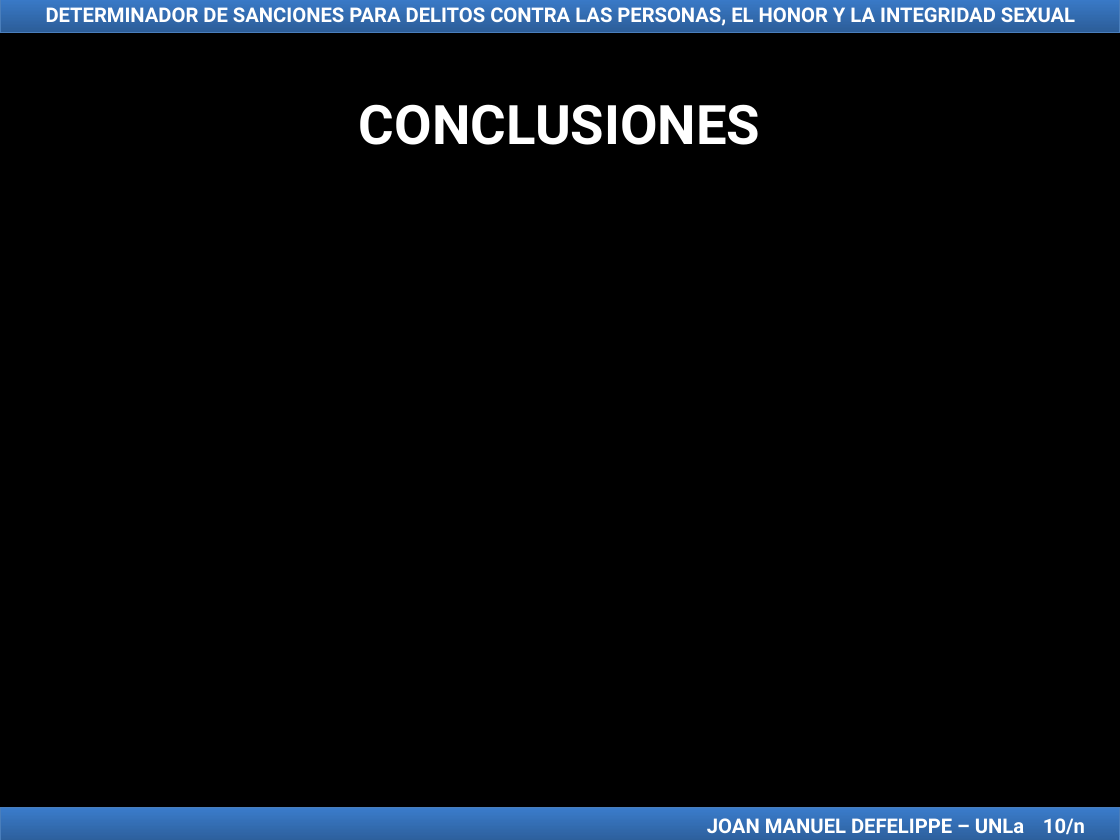
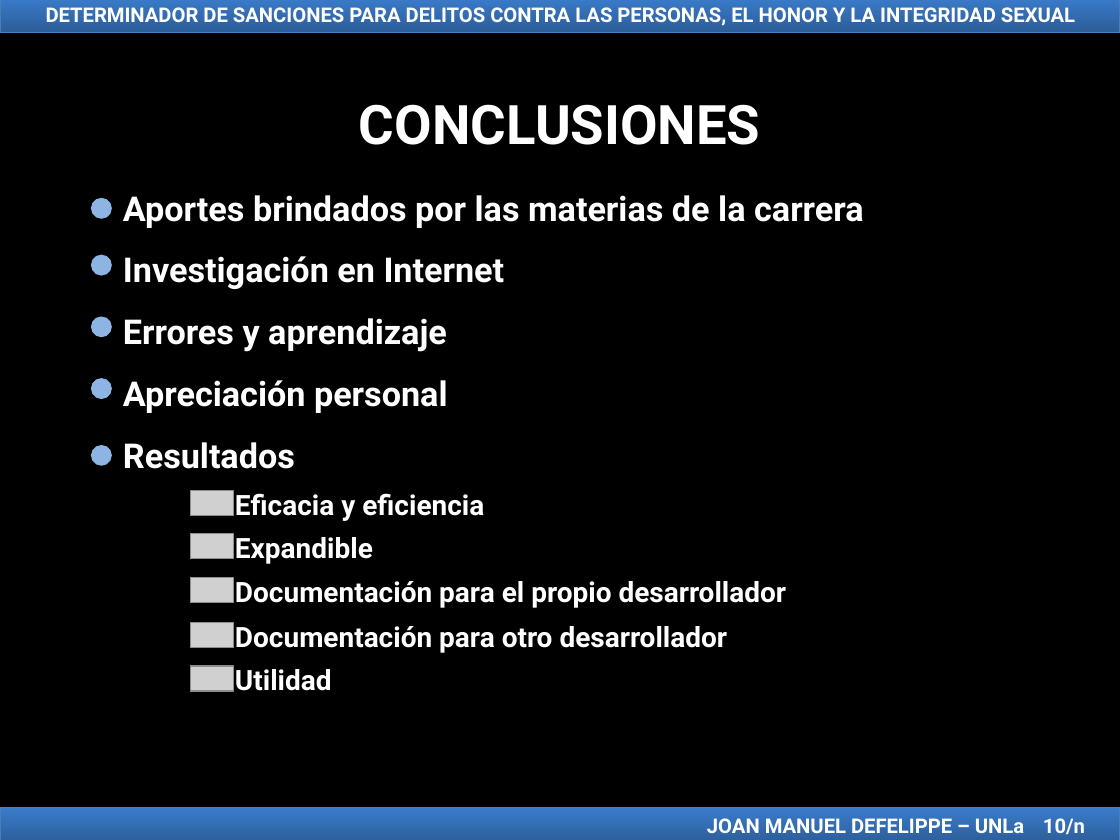
Before and after one commit to jmdefelippe/TFI_LicenciaturaEnSistemas, a slide deck: slide 42 of TFI Presentación Joan Manuel Defelippe.ppt. Drawn at 1120x840 pixels with LibreOffice and Linux fonts; fonts in the diff are those of the drawing; grey boxes stand for pictures. Boxes give left, top, right and bottom in pixels: in the first picture for what was removed or moved away, otherwise in the second. Text is boxed around its words. In the diff, an @@ line names an element or a change of style, - is before the commit and + after.

Commit message:
Presentación

```diff
--- a/TFI Presentación Joan Manuel Defelippe.ppt
+++ b/TFI Presentación Joan Manuel Defelippe.ppt
@@ ellipse added at (x1=93, y1=199, x2=111, y2=217), fill #8EB4E3, outline #8EB4E3 2.01 pt @@
@@ text added at (x1=123, y1=195, x2=864, y2=228), 22 pt, text #FFFFFF, bold @@
+Aportes brindados por las materias de la carrera
@@ ellipse added at (x1=93, y1=256, x2=111, y2=274), fill #8EB4E3, outline #8EB4E3 2.01 pt @@
@@ text added at (x1=123, y1=256, x2=505, y2=289), 22 pt, text #FFFFFF, bold @@
+Investigación en Internet
@@ ellipse added at (x1=93, y1=318, x2=111, y2=336), fill #8EB4E3, outline #8EB4E3 2.01 pt @@
@@ text added at (x1=123, y1=318, x2=447, y2=352), 22 pt, text #FFFFFF, bold @@
+Errores y aprendizaje
@@ ellipse added at (x1=93, y1=380, x2=111, y2=398), fill #8EB4E3, outline #8EB4E3 2.01 pt @@
@@ text added at (x1=123, y1=380, x2=448, y2=413), 22 pt, text #FFFFFF, bold @@
+Apreciación personal
@@ ellipse added at (x1=93, y1=447, x2=111, y2=465), fill #8EB4E3, outline #8EB4E3 2.01 pt @@
@@ text added at (x1=123, y1=442, x2=295, y2=469), 22 pt, text #FFFFFF, bold @@
+Resultados
@@ picture added at (x1=190, y1=491, x2=234, y2=515) @@
@@ text added at (x1=235, y1=493, x2=484, y2=521), 18 pt, text #FFFFFF, bold @@
+Eficacia y eficiencia
@@ picture added at (x1=190, y1=534, x2=234, y2=559) @@
@@ text added at (x1=235, y1=537, x2=373, y2=564), 18 pt, text #FFFFFF, bold @@
+Expandible
@@ picture added at (x1=190, y1=578, x2=234, y2=603) @@
@@ text added at (x1=235, y1=581, x2=787, y2=608), 18 pt, text #FFFFFF, bold @@
+Documentación para el propio desarrollador
@@ picture added at (x1=190, y1=623, x2=234, y2=647) @@
@@ text added at (x1=235, y1=626, x2=728, y2=653), 18 pt, text #FFFFFF, bold @@
+Documentación para otro desarrollador
@@ picture added at (x1=190, y1=666, x2=234, y2=691) @@
@@ text added at (x1=235, y1=669, x2=332, y2=691), 18 pt, text #FFFFFF, bold @@
+Utilidad
```
Also in this commit, not shown: 3 other slides changed.
